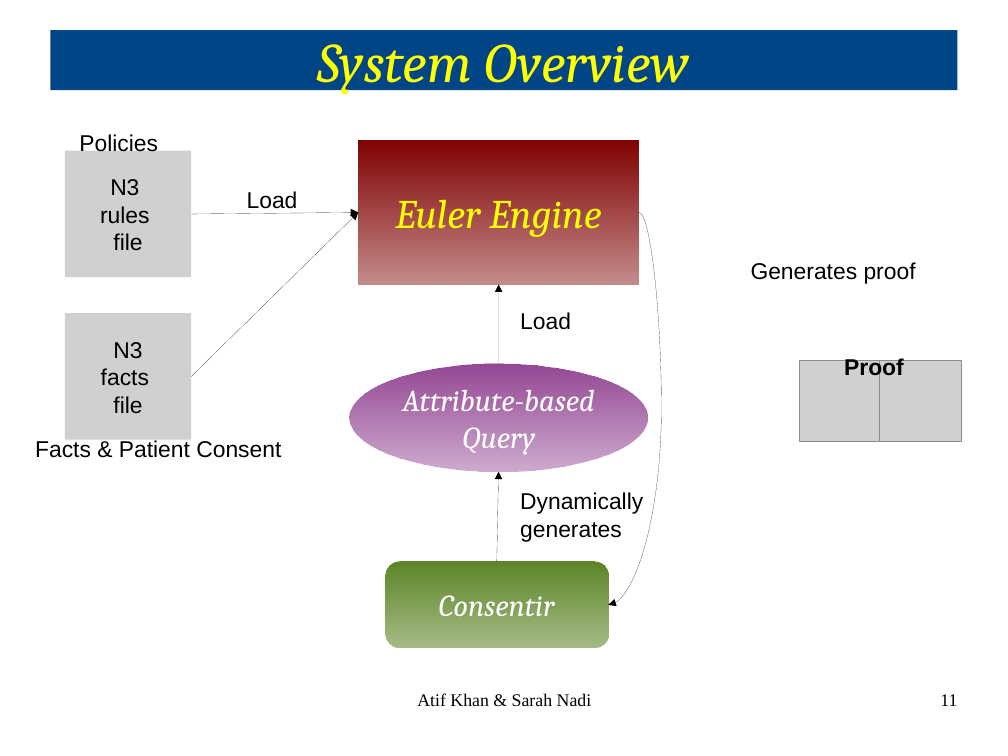
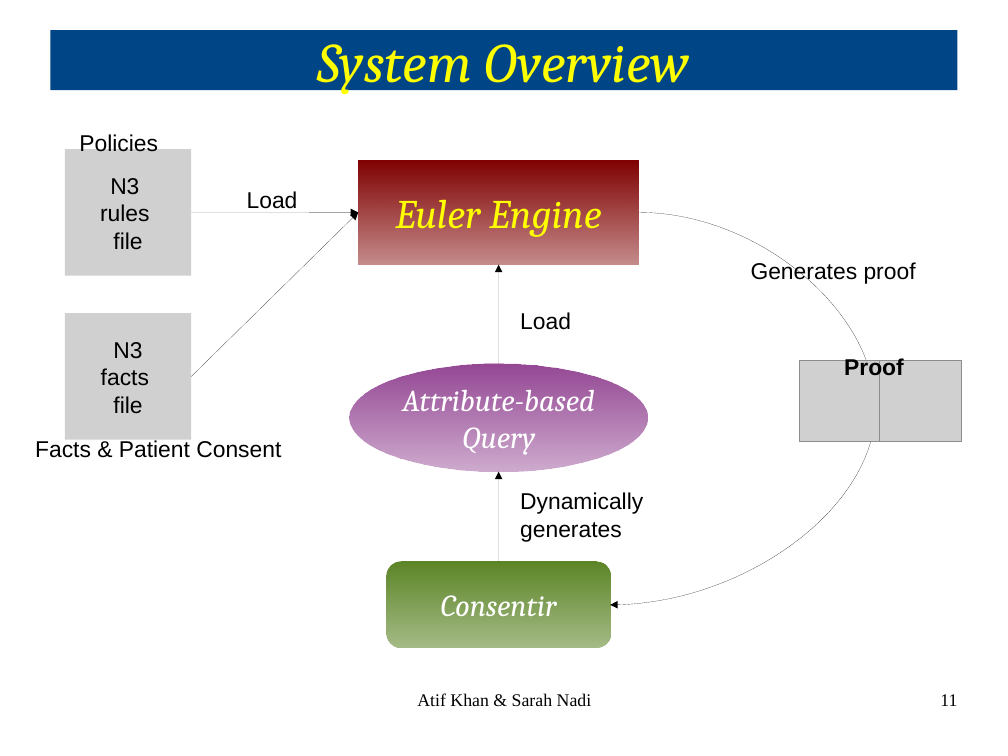
Before and after one commit to snadi/cs898proj, a slide deck: slide 11 of cs898proj/Presentation/CS898ProjPresentation.odp. Drawn at 1008x756 pixels with LibreOffice and Linux fonts; fonts in the diff are those of the drawing; grey boxes stand for pictures. Boxes give left, top, right and bottom in pixels: in the first picture for what was removed or moved away, otherwise in the second. Text is boxed around its words. In the diff, an @@ line names an element or a change of style, - is before the commit and + after.

```diff
--- a/cs898proj/Presentation/CS898ProjPresentation.odp
+++ b/cs898proj/Presentation/CS898ProjPresentation.odp
@@ rectangle "Euler Engine" resized from (x1=359, y1=141, x2=639, y2=284) to (x1=359, y1=160, x2=639, y2=264) @@
@@ curved arrow (639, 212) - (610, 605): route changed @@
@@ arrow moved from (499, 364) - (499, 284) to (499, 364) - (499, 264) @@
```
Also in this commit, not shown: 2 other slides changed.
